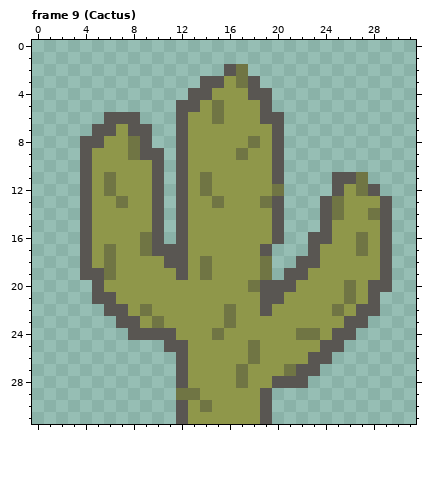
Pixel-art file: assets/gfx/dino.aseprite. Above: the version before the commit.
32x32 pixels, 11 frames. Shown: frame 9 (Cactus).
The same view after the edit:
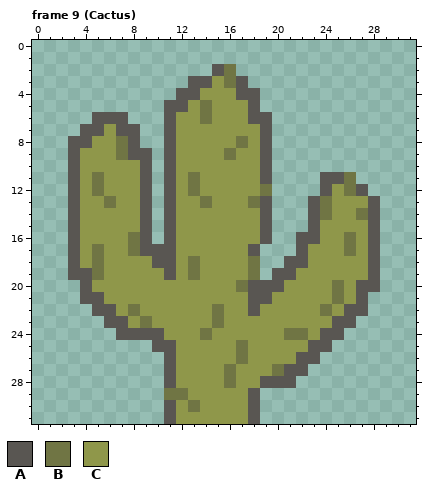
Palette (. is transparent): A #595652  B #707544  C #8f974a
The edit:
Changed rows in their new state; - is an unchanged pixel.
Frame 9 (Cactus):
first column x 3:
 2 ------------AB.------------
 3 ----------A-CBA.-----------
 4 ---------A-C--A-.----------
 5 --------A-CBC--A.----------
 6 --A--.--AC-BC--A-.---------
 7 -A-CA-.-AC------A.---------
 8 A-C-BA.-AC----BCA.---------
 9 AC--BA-.AC---BC-A.---------
10 AC----A.AC------A.---------
11 ACBC--A.ACBC----A.---A-B.--
12 ACBC--A.ACBC----B.---ACBA.-
13 AC-BC-A.AC-BC--BA.--ABC--A.
14 AC----A.AC------A.--ABC-BA.
15 AC----A.AC------A.--AC---A.
16 AC---BA.AC------A.-A-C-BCA.
17 ACBC-BA--C-----A.--AC--BCA.
18 ACBC---A-CBC---B.-A-C----A.
19 A-BC----ACBC---B.A-C-----A.
20 -AC-----------BA--C---BCA-.
21 -A-C-----------A-C----BCA.-
22 --A-CBC-----BC-AC----BCA-.-
23 ---A-CBC----BC--------A-.--
24 ----A---C--BC-----B-CA-.---
25 -------A-C----BC----A-.----
26 --------AC----BC---A-.-----
27 --------AC---BC--BA-.------
28 --------AC---BC-A--.-------
29 --------B-C----A.----------
30 --------ACBC---A.----------
31 --------AC-----A.----------
